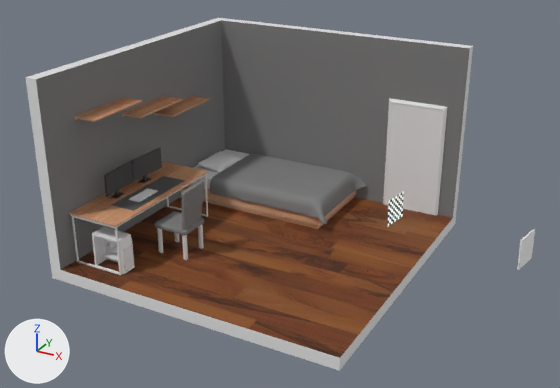
Renders of the Blender file TestEnvironment/scenes/EnvironmentCheckerboard.blend from each side of a commit.
The view is the same before and after, from a camera (50 mm lens) standing at (27.8, -51.7, 33.3) and looking at (2.9, -6.4, 10.6). The lights are fixed; the arrows at lower left show +X, +Y and +Z.

The older version as bpy lines, for what is in view:
```python
ob_cube_004 = bpy.data.objects.new('Cube.004', me_cube_009)
ob_cube_004.location = (-7.67, -8.94, 9.51)
ob_cube_004.scale = (2.68, 2.68, 2.68)
ob_cube_006 = bpy.data.objects.new('Cube.006', me_cube_010)
ob_cube_006.location = (-6.83, -13.82, 6.95)
ob_cube_006.scale = (3.13, 3.13, 3.13)
ob_cube_007 = bpy.data.objects.new('Cube.007', me_cube_011)
ob_cube_007.location = (-8.42, -7.27, 11.11)
ob_cube_007.rotation_euler = (0.0, 0.0, -0.0524)  # degrees (0, 0, -3)
ob_cube_007.scale = (1.17, 2.15, 2.15)
ob_cube_008 = bpy.data.objects.new('Cube.008', me_cube_017)
ob_cube_008.location = (-7.01, -8.97, 9.65)
ob_cube_008.scale = (2.68, 2.68, 2.68)
ob_cube_009 = bpy.data.objects.new('Cube.009', me_cube_013)
ob_cube_009.location = (-8.43, -10.59, 11.11)
ob_cube_009.rotation_euler = (0.0, 0.0, 0.0524)  # degrees (0, 0, 3)
ob_cube_009.scale = (1.17, 2.15, 2.15)
ob_cube_012 = bpy.data.objects.new('Cube.012', me_cube_018)
ob_cube_012.location = (-7.01, -9.7, 9.7)
ob_cube_012.scale = (1.18, 0.944, 8.89)
ob_cube_014 = bpy.data.objects.new('Cube.014', me_cube_025)
ob_cube_014.location = (-9.05, -1.35, 14.1)
ob_cube_014.scale = (0.882, 2.68, 0.0572)
ob_plane = bpy.data.objects.new('Plane', me_plane)
ob_plane.location = (-3.26, -9.29, 9.67)
ob_plane.rotation_euler = (-0.0746, 0.0, -1.571)  # degrees (-4.3, 0, -90)
ob_plane.scale = (1.08, 1.41, 1.41)
ob_plane_001 = bpy.data.objects.new('Plane.001', me_plane_002)
ob_plane_001.location = (0.54, 2.58, 11.35)
ob_plane_001.scale = (4.13, 4.78, 2.68)
# also in view: 'Cube' at (0.7, -4.5, 12.2); 'Cube.001' at (-3.2, 2.6, 6.2); 'Cube.015' at (-9.1, -10.3, 16.2); 'Würfel' at (20.7, -7.4, 11.1); 'Cube.013' at (-9.1, -5.3, 15.0)
```
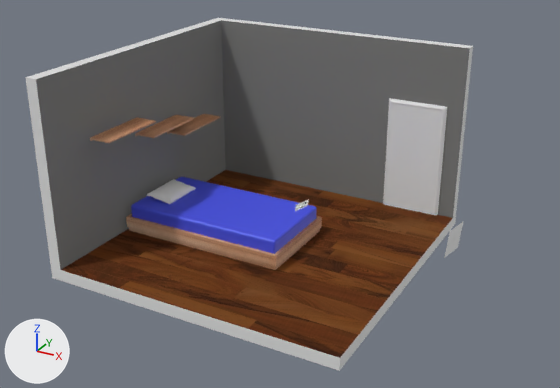
ob_leer is not drawn itself; it is the parent of ob_würfel.

The change, as a list of edits to the scene's bpy script:
```text
Change mat_floor:
    mat_floor.metallic: 0.0 -> 0.5
    add mat_floor.specular_tint = (1.0, 0.871, 0.816)  # white #fff0e9
Add mat_material_008:
    mat_material_008 = principled_material('Material.008')
    mat_material_008.base_color = (0.0662, 0.0876, 0.8)  # blue #4954e7
Change me_cube_004:
    where me_cube_004.from_pydata(...)  # 96 vertices, 98 faces; spans x -2.44..2.44, y -1.29..1.29, z 0.23..0.7
    add me_cube_004.materials.append(mat_material_008)  # blue #4954e7
Change ob_checkerboard:
    ob_checkerboard.location: (11.29, -5.02, 10.75) -> (5.0, -7.02, 10.42)
    ob_checkerboard.rotation_euler: (1.624, 1.534, 1.446) -> (2.742, 0.913, 2.173)  # degrees (93, 88, 83) -> degrees (157, 52, 125)
    ob_checkerboard.scale: (1.0, 1.0, 1.0) -> (0.5, 0.5, 0.5)
Remove ob_plane:
    ob_plane = bpy.data.objects.new('Plane', me_plane)
    ob_plane.location = (-3.26, -9.29, 9.67)
    ob_plane.rotation_euler = (-0.0746, 0.0, -1.571)  # degrees (-4.3, 0, -90)
    ob_plane.scale = (1.08, 1.41, 1.41)
Change ob_cube_001:
    ob_cube_001.location: (-3.25, 2.59, 6.22) -> (-2.91, -5.04, 6.28)
Change ob_cube_002:
    ob_cube_002.location: (-3.25, 2.59, 5.96) -> (-2.91, -5.04, 6.01)
Remove ob_plane_001:
    ob_plane_001 = bpy.data.objects.new('Plane.001', me_plane_002)
    ob_plane_001.location = (0.54, 2.58, 11.35)
    ob_plane_001.scale = (4.13, 4.78, 2.68)
    _m = ob_plane_001.modifiers.new('Subdivision', 'SUBSURF')
Change ob_cube_003:
    ob_cube_003.location: (-8.09, 2.39, 8.09) -> (-7.75, -5.24, 8.15)
Remove ob_cube_004:
    ob_cube_004 = bpy.data.objects.new('Cube.004', me_cube_009)
    ob_cube_004.location = (-7.67, -8.94, 9.51)
    ob_cube_004.scale = (2.68, 2.68, 2.68)
    _m = ob_cube_004.modifiers.new('Mirror', 'MIRROR')
    _m.use_axis = (False, True, False)
    _m.use_clip = True
Remove ob_cube_006:
    ob_cube_006 = bpy.data.objects.new('Cube.006', me_cube_010)
    ob_cube_006.location = (-6.83, -13.82, 6.95)
    ob_cube_006.scale = (3.13, 3.13, 3.13)
Remove ob_cube_007:
    ob_cube_007 = bpy.data.objects.new('Cube.007', me_cube_011)
    ob_cube_007.location = (-8.42, -7.27, 11.11)
    ob_cube_007.rotation_euler = (0.0, 0.0, -0.0524)  # degrees (0, 0, -3)
    ob_cube_007.scale = (1.17, 2.15, 2.15)
Remove ob_cube_009:
    ob_cube_009 = bpy.data.objects.new('Cube.009', me_cube_013)
    ob_cube_009.location = (-8.43, -10.59, 11.11)
    ob_cube_009.rotation_euler = (0.0, 0.0, 0.0524)  # degrees (0, 0, 3)
    ob_cube_009.scale = (1.17, 2.15, 2.15)
Remove ob_cube_008:
    ob_cube_008 = bpy.data.objects.new('Cube.008', me_cube_017)
    ob_cube_008.location = (-7.01, -8.97, 9.65)
    ob_cube_008.scale = (2.68, 2.68, 2.68)
Remove ob_cube_012:
    ob_cube_012 = bpy.data.objects.new('Cube.012', me_cube_018)
    ob_cube_012.location = (-7.01, -9.7, 9.7)
    ob_cube_012.scale = (1.18, 0.944, 8.89)
Change ob_cube_015:
    ob_cube_015.location: (-9.05, -10.27, 16.3) -> (-8.36, -9.71, 14.66)
Change ob_cube_013:
    ob_cube_013.location: (-9.05, -5.29, 15.12) -> (-8.36, -4.73, 13.49)
Change ob_cube_014:
    ob_cube_014.location: (-9.05, -1.35, 14.1) -> (-8.36, -0.79, 12.46)
Change ob_würfel:
    ob_würfel.rotation_euler: (0.0, 0.0, 0.0) -> (-0.00996, 0.119, 0.0105)  # degrees (0, 0, 0) -> degrees (-0.6, 6.8, 0.6)
    ob_würfel.scale: (0.1, 2.0, 2.0) -> (0.001, 2.0, 2.0)
Change ob_leer:
    ob_leer.location: (20.67, -7.432, 11.07) -> (15.94, -6.54, 10.19)
```

Changed parts and their boxes (x1, y1, x2, y2) in the pictures (560 x 388 px):
'Cube', surface changed: (64, 94, 455, 358) in both
'Cube.002', recoloured, moved: before (189, 149, 249, 189); after (131, 177, 317, 254)
'Plane.001', deleted: before (210, 153, 367, 224)
'Cube.001', moved: before (180, 185, 356, 229); after (126, 214, 322, 270)
'Cube.004', deleted: before (69, 162, 208, 275)
'Plane', deleted: before (154, 180, 204, 260)
'Cube.006', deleted: before (92, 227, 134, 274)
'Cube.015', moved: before (75, 97, 142, 122); after (90, 117, 156, 143)
'Cube.013', moved: before (122, 96, 182, 118); after (135, 115, 194, 138)
'Cube.003', moved: before (198, 151, 241, 172); after (147, 179, 196, 204)
'Cube.014', moved: before (154, 96, 210, 117); after (167, 114, 221, 136)
'Cube.008', deleted: before (112, 176, 185, 211)
'Würfel', turned, rescaled, moved: before (517, 229, 535, 270); after (444, 221, 464, 258)
'Cube.009', deleted: before (104, 161, 134, 198)
'Cube.007', deleted: before (132, 148, 162, 183)
'Checkerboard', moved, turned, rescaled: before (388, 191, 404, 226); after (295, 199, 309, 211)
'Cube.012', deleted: before (129, 189, 158, 202)
